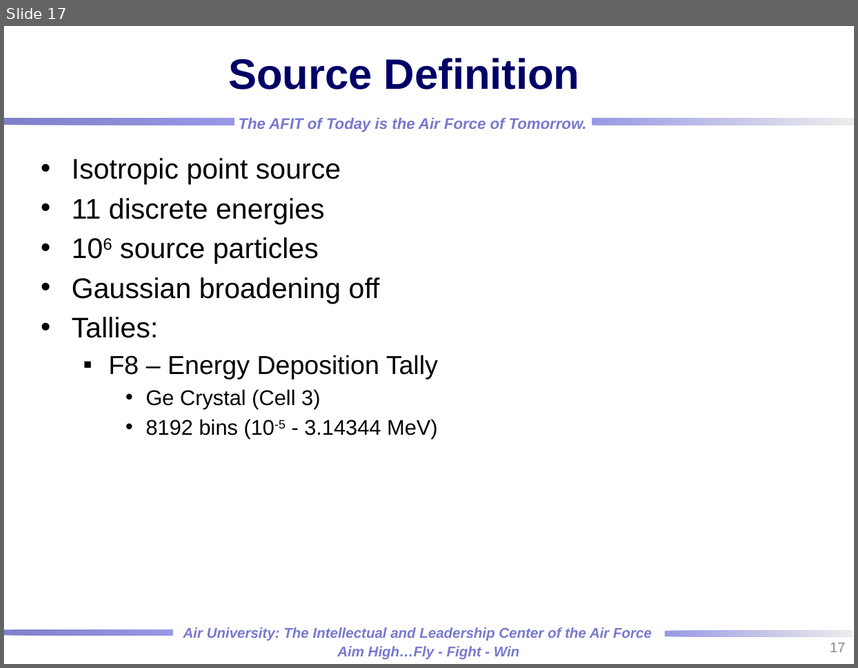
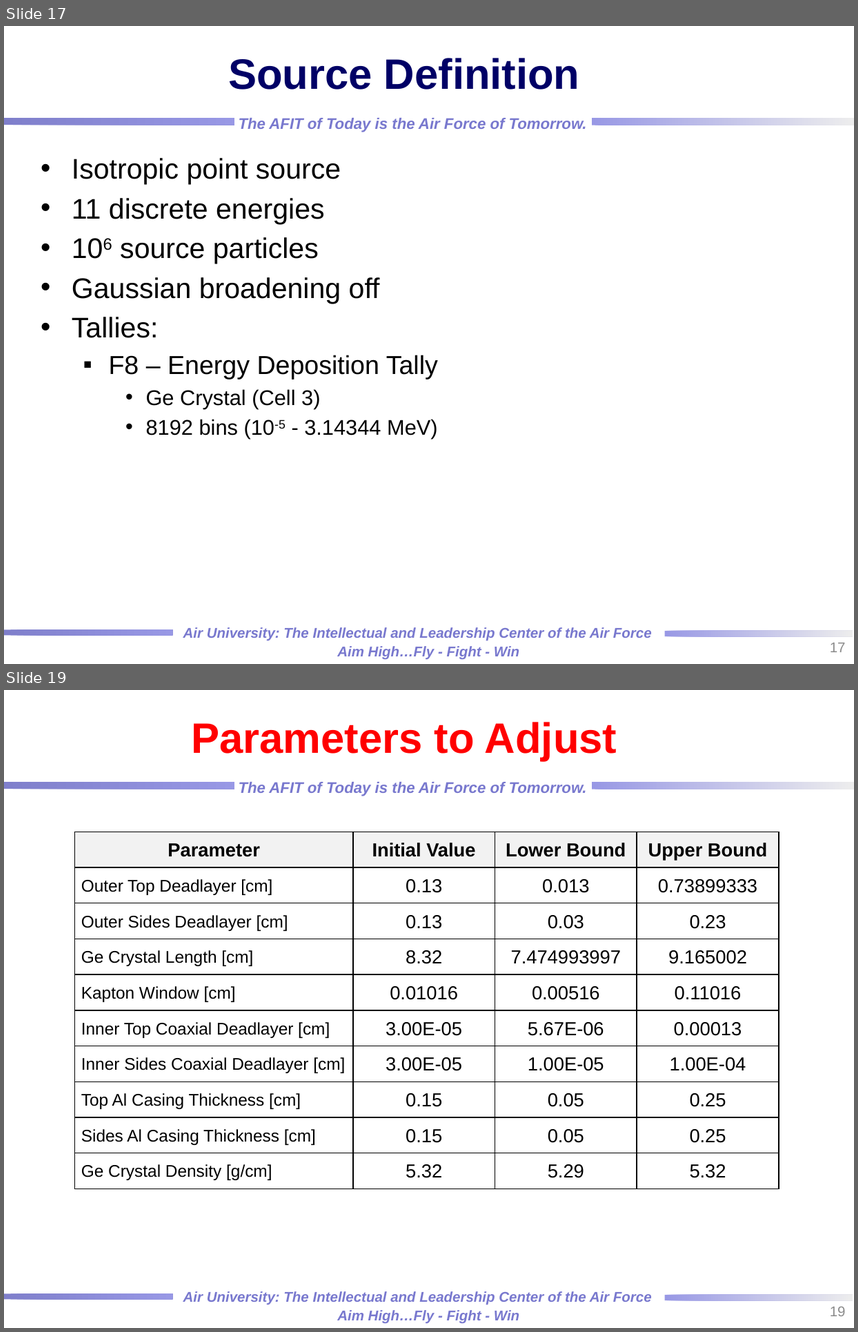
Before and after one commit to rtorzilli/GeDetector-Project, a slide deck: Report/HPGe_Automation Optimization_MCNP_Model.pptx. Shown one above the other, each under a label of ours: slide 17 before the commit, slides 17 and 19 after it; the slides between them are not shown. The pictures are 858x668 and 858x1332 pixels, drawn with LibreOffice and Linux fonts; fonts in the diff are those of the drawing; background and template pictures are left out. Boxes give left, top, right and bottom in pixels: in the first picture for what was removed or moved away, otherwise in the second. Text is boxed around its words. In the diff, an @@ line names an element or a change of style, - is before the commit and + after.

```diff
--- a/Report/HPGe_Automation Optimization_MCNP_Model.pptx
+++ b/Report/HPGe_Automation Optimization_MCNP_Model.pptx
@@ slide 19 added at [4, 690, 854, 1328], background picture (left out); not listed: 7 template elements that a slide beside it also shows @@
@@ title added at [191, 722, 617, 761], 36 pt, text #FF0000, bold @@
+Parameters to Adjust
@@ table added at [74, 832, 778, 1189], 10 rows, 4 columns @@
+Parameter | Initial Value | Lower Bound | Upper Bound
+Outer Top Deadlayer [cm] | 0.13 | 0.013 | 0.73899333
+Outer Sides Deadlayer [cm] | 0.13 | 0.03 | 0.23
+Ge Crystal Length [cm] | 8.32 | 7.474993997 | 9.165002
+Kapton Window [cm] | 0.01016 | 0.00516 | 0.11016
+Inner Top Coaxial Deadlayer [cm] | 3.00E-05 | 5.67E-06 | 0.00013
+Inner Sides Coaxial Deadlayer [cm] | 3.00E-05 | 1.00E-05 | 1.00E-04
+Top Al Casing Thickness [cm] | 0.15 | 0.05 | 0.25
+Sides Al Casing Thickness [cm] | 0.15 | 0.05 | 0.25
+Ge Crystal Density [g/cm] | 5.32 | 5.29 | 5.32
@@ page number added at [830, 1306, 846, 1316], 12 pt, text #8C8C8C @@
+19
```
Also in this commit, not shown: 4 slides changed, 7 other slides added, 1 slide removed, 3 other files.
